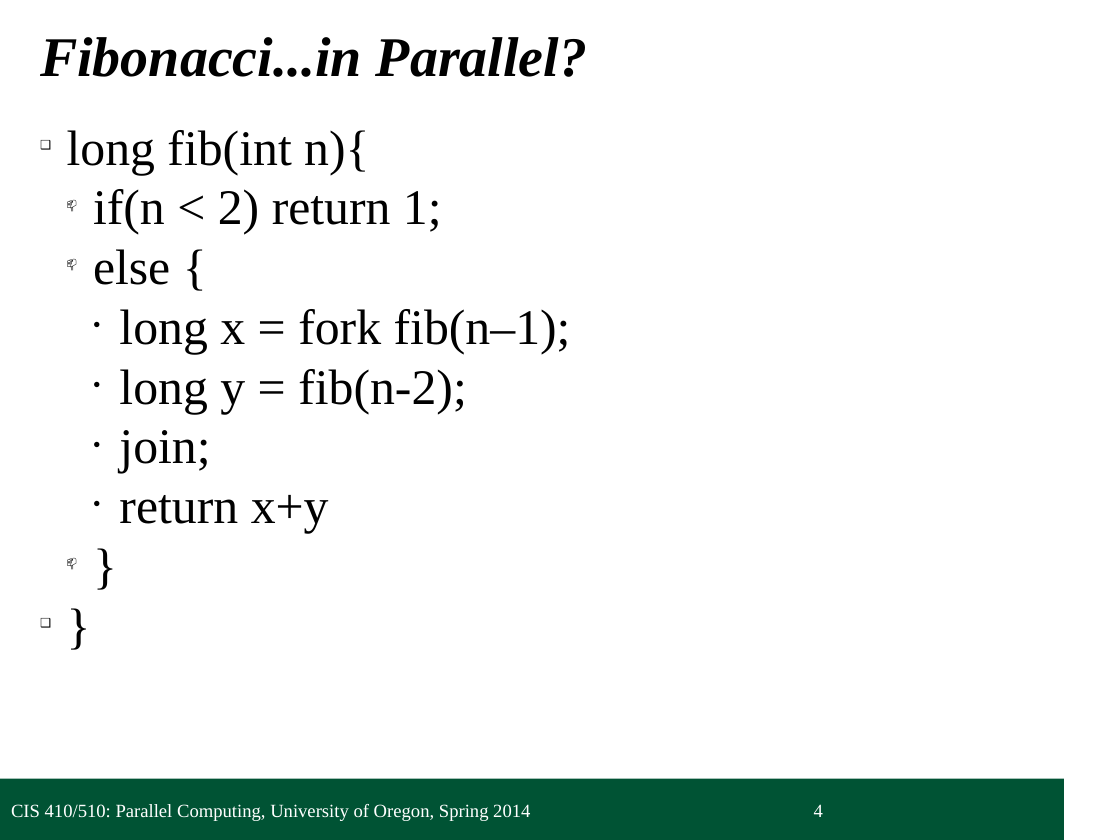
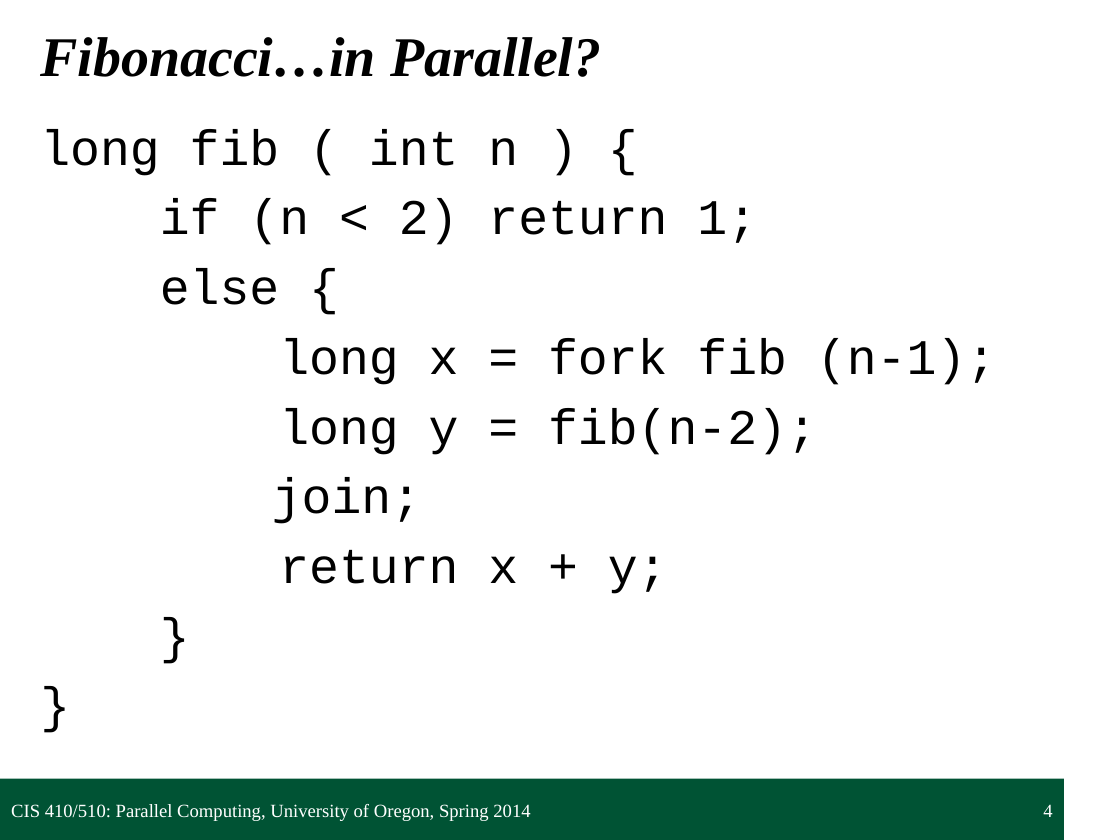
Before and after one commit to UOregonParallel/CourseMaterials, a slide deck: slide 4 of lecture_content/classSlides/5_forkjoinPattern/forkjoinPattern.pptx. Drawn at 1120x840 pixels with LibreOffice and Linux fonts; fonts in the diff are those of the drawing; background and template pictures are left out. Boxes give left, top, right and bottom in pixels: in the first picture for what was removed or moved away, otherwise in the second. Text is boxed around its words. In the diff, an @@ line names an element or a change of style, - is before the commit and + after.

Commit message:
Edited forkjoinPattern.pptx with correct formatting.

```diff
--- a/lecture_content/classSlides/5_forkjoinPattern/forkjoinPattern.pptx
+++ b/lecture_content/classSlides/5_forkjoinPattern/forkjoinPattern.pptx
@@ title at box(40, 37, 601, 77): text changed @@
-Fibonacci...in Parallel?
+Fibonacci…in Parallel?
@@ text at box(40, 129, 757, 245): text changed; font Times New Roman to Courier New @@
-❑ long fib(int n){
-  📫 if(n < 2) return 1;
+long fib ( int n ) {
+if (n < 2) return 1;
@@ text at box(160, 268, 817, 524): font Times New Roman to Courier New in "else {", "long y = fib(n-2);", "join;", "}" and 1 more places; bullet 📫 to none; list level 2 to 1 in "else {"; bullet ● to none; list level 3 to 1 in "long y = fib(n-2);"; list level 3 to 1 in "join;"; list level 2 to 1 in "}"; bullet ❑ to none; more space between paragraphs @@
@@ text at box(279, 338, 996, 385): text changed; font Times New Roman to Courier New @@
-    ● long x = fork fib(n–1);
+long x = fork fib (n-1);
@@ text at box(279, 550, 668, 594): text changed; font Times New Roman to Courier New @@
-    ● return x+y
+return x + y;
@@ page number at box(1043, 804, 1052, 817): alignment left to right @@
```
Also in this commit, not shown: 12 other slides changed, 1 slide removed, 5 other files.
